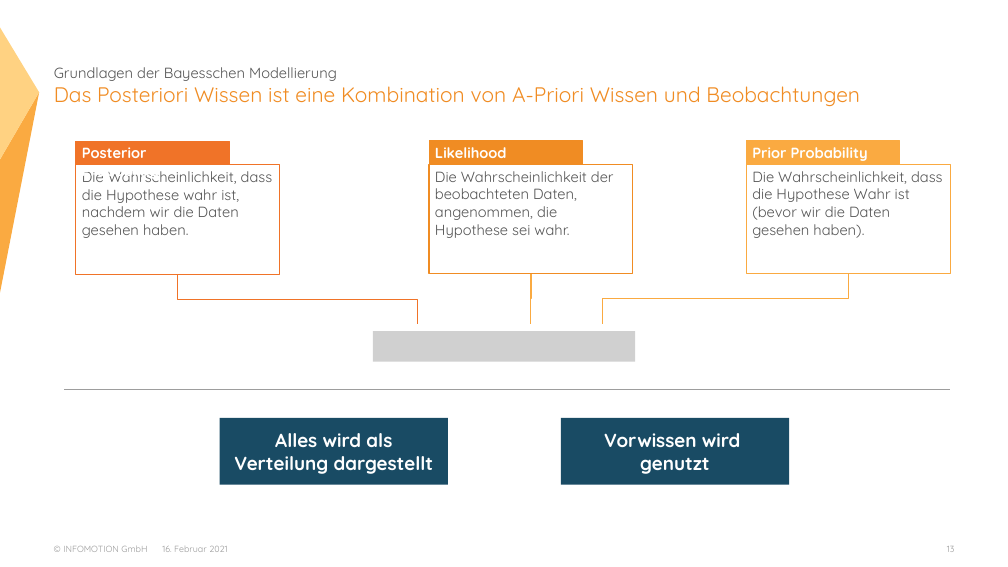
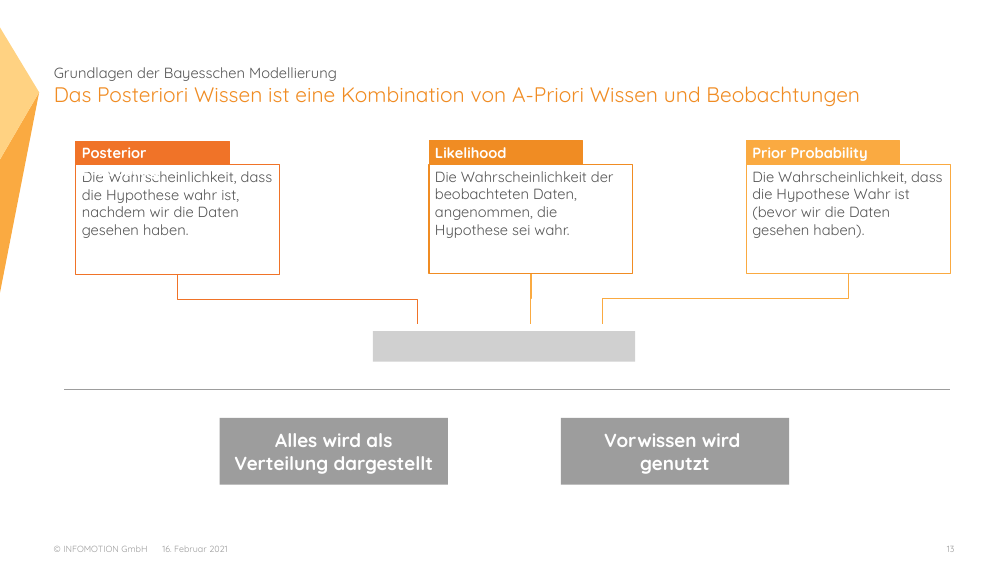
Before and after one commit to ThiesDS/bayes_workshop, a slide deck: slide 13 of 1_theorie/slides.pptx. Drawn at 1008x567 pixels with LibreOffice and Linux fonts; fonts in the diff are those of the drawing; grey boxes stand for pictures; background and template pictures are left out. Boxes give left, top, right and bottom in pixels: in the first picture for what was removed or moved away, otherwise in the second. Text is boxed around its words. In the diff, an @@ line names an element or a change of style, - is before the commit and + after.

```diff
--- a/1_theorie/slides.pptx
+++ b/1_theorie/slides.pptx
@@ rectangle "Alles wird als Verteilung dargestellt" at box(220, 418, 448, 485): fill #194B64 to #9D9D9D @@
@@ rectangle "Vorwissen wird" at box(561, 418, 789, 485): fill #194B64 to #9D9D9D @@
```
Also in this commit, not shown: 1 other slide changed, 3 slides added, 2 other files.
